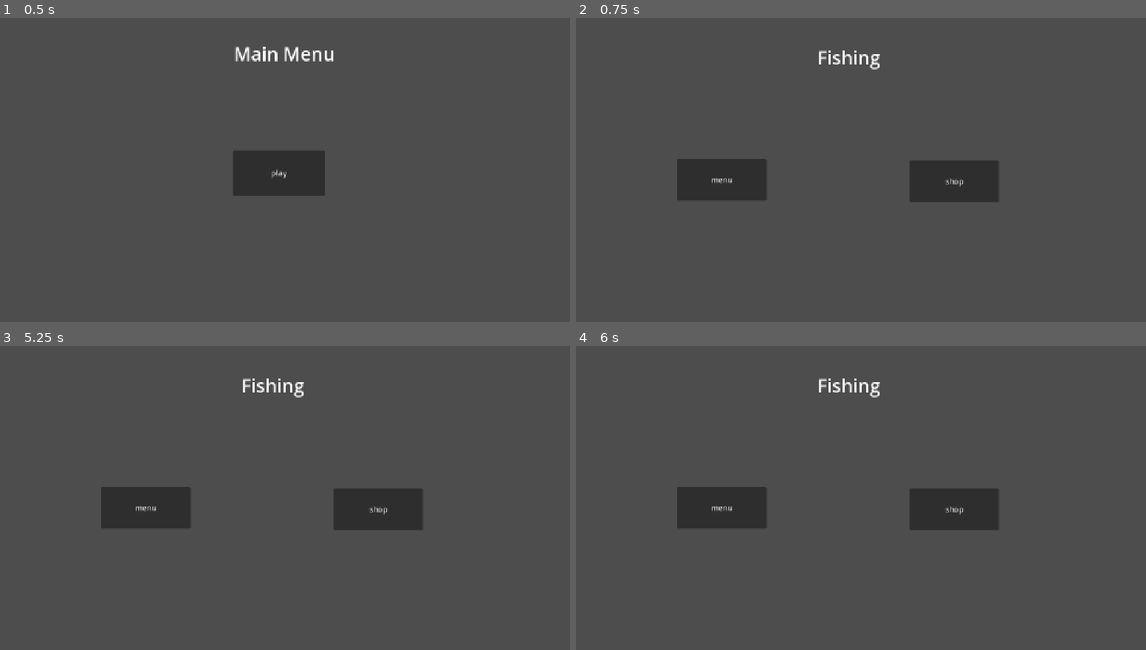
Above: before the commit, frames 1-4 (two rows, left to right).
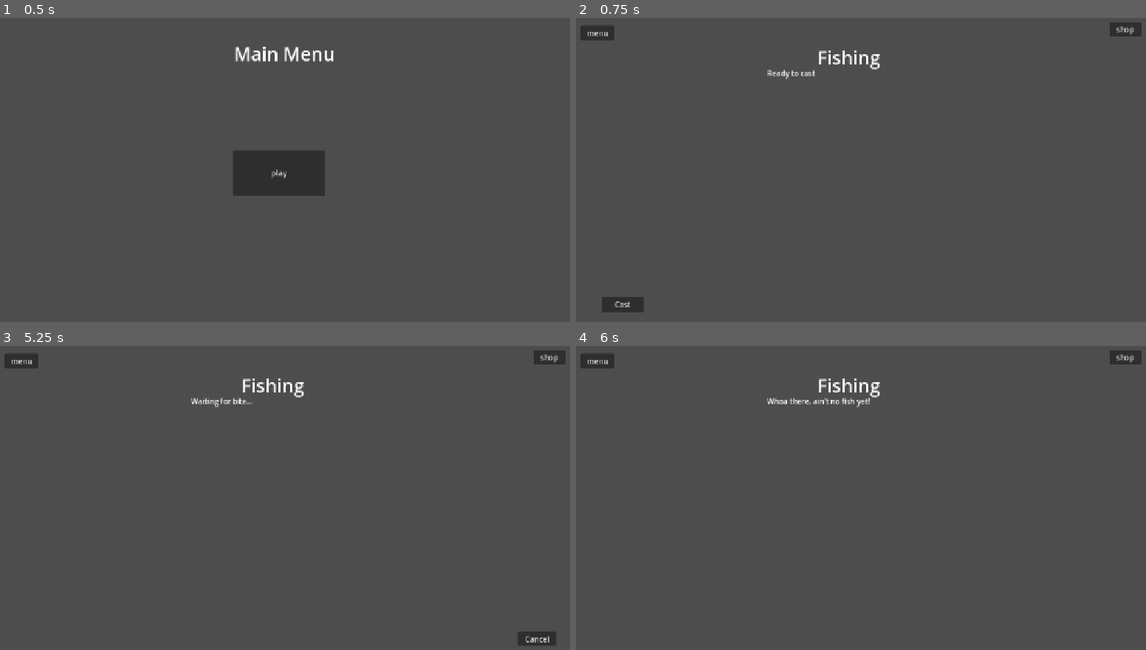
Above: after the commit, the same moments.

Repository: V-Mirea/comfy-summer-fishing-game
Game: Godot game, scene res://scenes/game.tscn
The game is run twice, just before and just after one commit, with the same random seed, the same clock (stepped at 60 frames per second) and the same inputs.
Inputs (mouse positions are in pixels of both pictures, inside the frame that each line leads up to):
- Up to frame 1 (0.5 s): no input
- Up to frame 2 (0.75 s): click "play" at 0.5 s
- Up to frame 3 (5.25 s): click "menu" at 1.25 s; click "play" at 2 s; click "shop" at 2.75 s; click "buy" at 3.5 s; click "fish" at 4.25 s; click (45, 631) at 5 s, where only the run after the commit has a clickable "Cast"
- Up to frame 4 (6 s): click (1111, 637) at 5.75 s, where only the run after the commit has a clickable "Cancel"

Frame 1 is identical in both runs. In frame 2, 5.1% of the frame differs, in the area x 0-100%, y 1-97%; in frame 3, 5.0%; in frame 4, 4.9%.

Commit message:
Feature/dy/fishing minigame (#19)
* added new fish data organization

* fish data changes

* i apologize for this disgusting commit

* adjusted fish database to use scene to preload the data

* made the buble scene an export

Diff:
--- a/project.godot
+++ b/project.godot
@@ -18,7 +18,7 @@
 [autoload]
 
 Global="*uid://7eev6fhlvwap"
-FishDatabase="*uid://7l1frtj6cy3f"
+FishDatabase="*res://scenes/autoload/fish_database.tscn"
 
 [display]
 
@@ -31,6 +31,15 @@
 version_control/plugin_name="GitPlugin"
 version_control/autoload_on_startup=true
 
+[input]
+
+set_hook={
+"deadzone": 0.2,
+"events": [Object(InputEventMouseButton,"resource_local_to_scene":false,"resource_name":"","device":-1,"window_id":0,"alt_pressed":false,"shift_pressed":false,"ctrl_pressed":false,"meta_pressed":false,"button_mask":0,"position":Vector2(0, 0),"global_position":Vector2(0, 0),"factor":1.0,"button_index":1,"canceled":false,"pressed":false,"double_click":false,"script":null)
+, Object(InputEventKey,"resource_local_to_scene":false,"resource_name":"","device":0,"window_id":0,"alt_pressed":false,"shift_pressed":false,"ctrl_pressed":false,"meta_pressed":false,"pressed":false,"keycode":0,"physical_keycode":32,"key_label":0,"unicode":0,"location":0,"echo":false,"script":null)
+]
+}
+
 [physics]
 
 3d/physics_engine="Jolt Physics"
--- a/resources/fish/bluegill.tres
+++ b/resources/fish/bluegill.tres
@@ -1,9 +1,33 @@
 [gd_resource type="Resource" script_class="FishSpecies" format=3 uid="uid://bpr8dtl6yu4xj"]
 
 [ext_resource type="Script" uid="uid://b3q7jrdgu3akv" path="res://scripts/models/fish_species.gd" id="1_species"]
+[ext_resource type="Script" uid="uid://cn0vq1ud73bn5" path="res://scripts/models/bubble_step.gd" id="1_vwouw"]
+
+[sub_resource type="Resource" id="Resource_bbkmv"]
+script = ExtResource("1_vwouw")
+position = Vector2(200, 300)
+metadata/_custom_type_script = "uid://cn0vq1ud73bn5"
+
+[sub_resource type="Resource" id="Resource_ur8m7"]
+script = ExtResource("1_vwouw")
+position = Vector2(300, 300)
+delay = 0.5
+metadata/_custom_type_script = "uid://cn0vq1ud73bn5"
+
+[sub_resource type="Resource" id="Resource_5gfxi"]
+script = ExtResource("1_vwouw")
+position = Vector2(400, 300)
+delay = 1.0
+metadata/_custom_type_script = "uid://cn0vq1ud73bn5"
+
+[sub_resource type="Resource" id="Resource_xx5dn"]
+script = ExtResource("1_vwouw")
+position = Vector2(500, 300)
+delay = 1.5
+metadata/_custom_type_script = "uid://cn0vq1ud73bn5"
 
 [resource]
 script = ExtResource("1_species")
 display_name = "Bluegill"
 base_price = 50
-pattern = Array[Vector2]([Vector2(200, 300), Vector2(300, 300), Vector2(400, 300), Vector2(500, 300)])
+pattern = Array[ExtResource("1_vwouw")]([SubResource("Resource_bbkmv"), SubResource("Resource_ur8m7"), SubResource("Resource_5gfxi"), SubResource("Resource_xx5dn")])
--- /dev/null
+++ b/scenes/autoload/fish_database.tscn
@@ -0,0 +1,38 @@
+[gd_scene format=3 uid="uid://uhprip06vr4a"]
+
+[ext_resource type="Script" uid="uid://7l1frtj6cy3f" path="res://scripts/models/fish_database.gd" id="1_db"]
+[ext_resource type="Script" uid="uid://b3q7jrdgu3akv" path="res://scripts/models/fish_species.gd" id="2_species"]
+[ext_resource type="Script" uid="uid://cn0vq1ud73bn5" path="res://scripts/models/bubble_step.gd" id="3_ppmxa"]
+
+[sub_resource type="Resource" id="Resource_bbkmv"]
+script = ExtResource("3_ppmxa")
+position = Vector2(200, 300)
+metadata/_custom_type_script = "uid://cn0vq1ud73bn5"
+
+[sub_resource type="Resource" id="Resource_ur8m7"]
+script = ExtResource("3_ppmxa")
+position = Vector2(300, 300)
+delay = 0.5
+metadata/_custom_type_script = "uid://cn0vq1ud73bn5"
+
+[sub_resource type="Resource" id="Resource_5gfxi"]
+script = ExtResource("3_ppmxa")
+position = Vector2(400, 300)
+delay = 1.0
+metadata/_custom_type_script = "uid://cn0vq1ud73bn5"
+
+[sub_resource type="Resource" id="Resource_xx5dn"]
+script = ExtResource("3_ppmxa")
+position = Vector2(500, 300)
+delay = 1.5
+metadata/_custom_type_script = "uid://cn0vq1ud73bn5"
+
+[sub_resource type="Resource" id="Resource_fsvig"]
+script = ExtResource("2_species")
+display_name = "Bluegill"
+base_price = 50
+pattern = Array[ExtResource("3_ppmxa")]([SubResource("Resource_bbkmv"), SubResource("Resource_ur8m7"), SubResource("Resource_5gfxi"), SubResource("Resource_xx5dn")])
+
+[node name="FishDatabase" type="Node" unique_id=1702441677]
+script = ExtResource("1_db")
+species = Array[ExtResource("2_species")]([SubResource("Resource_fsvig")])
--- /dev/null
+++ b/scenes/fishing/bubble.tscn
@@ -0,0 +1,19 @@
+[gd_scene format=3 uid="uid://bcmxoaln1cyx4"]
+
+[ext_resource type="Script" uid="uid://8c5xt8eapw1q" path="res://scripts/models/bubble.gd" id="1_by70g"]
+[ext_resource type="Texture2D" uid="uid://cwf4fbweljkqp" path="res://icon.svg" id="2_3rjy8"]
+
+[sub_resource type="CircleShape2D" id="CircleShape2D_by70g"]
+
+[node name="Bubble" type="Node2D" unique_id=2139113272]
+script = ExtResource("1_by70g")
+
+[node name="Area2D" type="Area2D" parent="." unique_id=51493630]
+
+[node name="CollisionShape2D" type="CollisionShape2D" parent="Area2D" unique_id=667008731]
+scale = Vector2(4, 4)
+shape = SubResource("CircleShape2D_by70g")
+
+[node name="Sprite2D" type="Sprite2D" parent="." unique_id=1262865668]
+scale = Vector2(0.5, 0.5)
+texture = ExtResource("2_3rjy8")
--- /dev/null
+++ b/scenes/fishing/bubble_manager.tscn
@@ -0,0 +1,8 @@
+[gd_scene format=3 uid="uid://snnjff1irjib"]
+
+[ext_resource type="Script" uid="uid://7esw3mv0kkhi" path="res://scripts/managers/bubble_manager.gd" id="1_em3b1"]
+[ext_resource type="PackedScene" uid="uid://bcmxoaln1cyx4" path="res://scenes/fishing/bubble.tscn" id="2_i2q0i"]
+
+[node name="BubbleManager" type="Node2D" unique_id=1909832497]
+script = ExtResource("1_em3b1")
+BubbleScene = ExtResource("2_i2q0i")
--- a/scenes/fishing_manager.tscn
+++ /dev/null
@@ -1,6 +0,0 @@
-[gd_scene format=3 uid="uid://dgkbx3r6d7t7c"]
-
-[ext_resource type="Script" uid="uid://7l1frtj6cy3f" path="res://scripts/models/fish_database.gd" id="1_vh8jf"]
-
-[node name="FishingManager" type="Node2D" unique_id=1938327175]
-script = ExtResource("1_vh8jf")
--- a/scenes/fishing_scene.tscn
+++ b/scenes/fishing_scene.tscn
@@ -1,12 +1,18 @@
 [gd_scene format=3 uid="uid://dodnshcgx0tvj"]
 
 [ext_resource type="Script" uid="uid://ex6aq4rfk7tx" path="res://scripts/managers/fishing_manager.gd" id="1_ptjo3"]
+[ext_resource type="Script" uid="uid://7esw3mv0kkhi" path="res://scripts/managers/bubble_manager.gd" id="2_a8ye1"]
 
 [sub_resource type="LabelSettings" id="LabelSettings_ptjo3"]
 font_size = 40
 
-[node name="FishingScene" type="Node2D" unique_id=1042002354]
+[node name="FishingScene" type="Node2D" unique_id=1042002354 node_paths=PackedStringArray("status_label", "score_label", "cast_button", "cancel_button", "bubble_manager")]
 script = ExtResource("1_ptjo3")
+status_label = NodePath("Container/StatusLabel")
+score_label = NodePath("Container/ScoreLabel")
+cast_button = NodePath("Container/CastButton")
+cancel_button = NodePath("Container/CancelButton")
+bubble_manager = NodePath("BubbleManager")
 
 [node name="Container" type="Control" parent="." unique_id=1849949674]
 layout_mode = 3
@@ -15,21 +21,22 @@
 offset_top = 184.0
 offset_right = 1030.0
 offset_bottom = 578.0
+mouse_filter = 2
 
-[node name="ButtonMenu" type="Button" parent="Container" unique_id=792678934]
+[node name="MenuButton" type="Button" parent="Container" unique_id=792678934]
 layout_mode = 0
-offset_left = 7.0
-offset_top = 138.0
-offset_right = 201.0
-offset_bottom = 228.0
+offset_left = -202.0
+offset_top = -152.0
+offset_right = -129.0
+offset_bottom = -119.0
 text = "menu"
 
-[node name="ButtonSell" type="Button" parent="Container" unique_id=410807605]
+[node name="SellButton" type="Button" parent="Container" unique_id=410807605]
 layout_mode = 0
-offset_left = 511.0
-offset_top = 141.0
-offset_right = 705.0
-offset_bottom = 231.0
+offset_left = 944.0
+offset_top = -159.0
+offset_right = 1013.0
+offset_bottom = -128.0
 text = "shop
 "
 
@@ -44,5 +51,38 @@
 horizontal_alignment = 1
 vertical_alignment = 1
 
-[connection signal="pressed" from="Container/ButtonMenu" to="." method="_on_button_menu_pressed"]
-[connection signal="pressed" from="Container/ButtonSell" to="." method="_on_button_sell_pressed"]
+[node name="CastButton" type="Button" parent="Container" unique_id=1818471005]
+layout_mode = 0
+offset_left = -156.0
+offset_top = 437.0
+offset_right = -65.0
+offset_bottom = 469.0
+text = "Cast"
+
+[node name="CancelButton" type="Button" parent="Container" unique_id=396984058]
+layout_mode = 0
+offset_left = 910.0
+offset_top = 452.0
+offset_right = 994.0
+offset_bottom = 483.0
+text = "Cancel"
+
+[node name="ScoreLabel" type="Label" parent="Container" unique_id=1350937200]
+layout_mode = 0
+offset_left = 723.0
+offset_top = -165.0
+offset_right = 933.0
+offset_bottom = -119.0
+
+[node name="StatusLabel" type="Label" parent="Container" unique_id=718071247]
+layout_mode = 0
+offset_left = 202.0
+offset_top = -60.0
+offset_right = 524.0
+offset_bottom = -14.0
+
+[node name="BubbleManager" type="Node2D" parent="." unique_id=569624591]
+script = ExtResource("2_a8ye1")
+
+[connection signal="pressed" from="Container/MenuButton" to="." method="_on_button_menu_pressed"]
+[connection signal="pressed" from="Container/SellButton" to="." method="_on_button_sell_pressed"]
--- /dev/null
+++ b/scripts/managers/bubble_manager.gd
@@ -0,0 +1,96 @@
+extends Node2D
+
+class_name BubbleManager
+
+signal pattern_complete(score_data: Dictionary)
+@export var BubbleScene: PackedScene
+
+# anything clicked outside good is a 'bad'. perfect muST be contained in good window. fractions of the lifetime
+@export_group("Hit Windows")
+@export var perfect_start: float = 0.45
+@export var perfect_end: float = 0.65
+@export var good_start: float = 0.25
+@export var good_end: float = 0.85
+@export var max_scale: float = 1.0
+
+var perfects: int = 0
+var goods: int = 0
+var bads: int = 0
+var misses: int = 0
+var bubbles_remaining: int = 0
+var is_playing: bool = false
+
+func _ready() -> void:
+	pass
+
+func start_pattern(pattern: Array[BubbleStep]) -> void:
+	if is_playing:
+		push_warning("Spawner asked to start a pattern while one is already playing.")
+		return
+
+	# Reset counters
+	perfects = 0
+	goods = 0
+	bads = 0
+	misses = 0
+
+	# Survive partially-loaded data (e.g. null entries from an export
+	# deserialization issue) so the minigame can never hard-freeze.
+	var steps := pattern.filter(func(step): return step != null)
+	bubbles_remaining = steps.size()
+	is_playing = true
+
+	if steps.is_empty():
+		push_warning("start_pattern called with no valid steps; resolving immediately.")
+		_finish_pattern()
+		return
+
+	for entry in steps:
+		_schedule_bubble(entry)
+
+func _schedule_bubble(entry: BubbleStep) -> void:
+	await get_tree().create_timer(entry.delay).timeout
+
+	if not is_playing:
+		return
+
+	var bubble = BubbleScene.instantiate()
+	bubble.position = entry.position
+	bubble.lifetime = entry.lifetime
+	bubble.max_scale = max_scale
+	bubble.perfect_start = perfect_start
+	bubble.perfect_end = perfect_end
+	bubble.good_start = good_start
+	bubble.good_end = good_end
+
+	bubble.bubble_hit.connect(_on_bubble_hit)
+
+	add_child(bubble)
+
+func _on_bubble_hit(result: String) -> void:
+	match result:
+		"perfect":
+			perfects += 1
+		"good":
+			goods += 1
+		"bad":
+			bads += 1
+		"miss":
+			misses += 1
+
+	bubbles_remaining -= 1
+	print("Bubble resolved (", result, "). Remaining: ", bubbles_remaining)
+
+	if bubbles_remaining <= 0:
+		_finish_pattern()
+
+func _finish_pattern() -> void:
+	is_playing = false
+	var score_data = {
+		"perfects": perfects,
+		"goods": goods,
+		"bads": bads,
+		"misses": misses,
+		"total": perfects + goods + bads + misses,
+	}
+	pattern_complete.emit(score_data)
--- a/scripts/managers/fishing_manager.gd
+++ b/scripts/managers/fishing_manager.gd
@@ -2,20 +2,148 @@
 
 signal transition_requested(state: Global.State)
 
+enum State { IDLE, WAITING_FOR_BITE, MISSED_BITE, EARLY_BITE, CONFIRM_BITE, MINIGAME, RESOLVED }
+var state: State = State.IDLE
+var time_since_last_roll: float = 0.0
+var time_since_bite: float = 0.0
+var state_machine: StateMachine
+var hooked_fish_context: Dictionary
+
+const ROLL_INTERVAL: float = 0.5 #change later per rod, or other stuff
+const FISH_CHANCE: float = 0.20 #should be variable later
+
+@export var status_label: Label
+@export var score_label: Label
+@export var cast_button: Button
+@export var cancel_button: Button
+@export var bubble_manager: BubbleManager
+
 # Called when the node enters the scene tree for the first time.
 func _ready():
-	var caught := Fish.new(FishDatabase.get_random(), 100)
+	var valid_transitions = {
+		State.IDLE: [State.WAITING_FOR_BITE],
+		State.WAITING_FOR_BITE: [State.IDLE, State.CONFIRM_BITE, State.EARLY_BITE],
+		State.MISSED_BITE: [State.IDLE],
+		State.EARLY_BITE: [State.IDLE],
+		State.CONFIRM_BITE: [State.MINIGAME, State.WAITING_FOR_BITE, State.MISSED_BITE, State.IDLE],
+		State.MINIGAME: [State.RESOLVED],
+		State.RESOLVED: [State.IDLE] #maybe go back to waiting for bite automatically?
+	}
+	state_machine = StateMachine.new(valid_transitions)
+	state_machine.state_changed.connect(_on_state_changed)
+	state_machine.change_state(State.IDLE)
+	bubble_manager.pattern_complete.connect(_on_pattern_complete)
+
+	cast_button.pressed.connect(state_machine.change_state.bind(State.WAITING_FOR_BITE))
+	cancel_button.pressed.connect(state_machine.change_state.bind(State.IDLE))
+	#var caught := Fish.new(FishDatabase.get_random(), 100)
 	#Global.fish_inventory.append(caught)
 
 
 # Called every frame. 'delta' is the elapsed time since the previous frame.
 func _process(delta):
-	pass
+	match state_machine.current_state:
+		State.WAITING_FOR_BITE:
+			_process_waiting_for_bite(delta)
+		State.CONFIRM_BITE:
+			_process_confirm_bite(delta)
+
+
+func _process_waiting_for_bite(delta: float) -> void:
+	time_since_last_roll += delta
+	if Input.is_action_just_pressed("set_hook"):
+		state_machine.change_state(State.EARLY_BITE)
+		return
+	if time_since_last_roll >= ROLL_INTERVAL:
+		time_since_last_roll = 0.0
+		_roll_fish()
+
+func _roll_fish() -> void:
+	if randf() >= FISH_CHANCE:
+		return  # no fish this roll
+
+	var species: FishSpecies = FishDatabase.get_random()
+	if species == null:
+		push_error("No fish species available, shouldn't be possible")
+		return
+
+	var new_fish: Fish = Fish.new(species, 50)
+
+	var context = {
+		"species": species.display_name,
+		"pattern": species.pattern,
+		"bite_time": 1.0
+	}
+	state_machine.change_state(State.CONFIRM_BITE, context)
+
+func _process_confirm_bite(delta: float) -> void:
+	time_since_bite += delta
+	if Input.is_action_just_pressed("set_hook"):
+		state_machine.change_state(State.MINIGAME, hooked_fish_context)
+	elif time_since_bite >= hooked_fish_context.bite_time:
+		# The fish got away. Back to waiting.
+		state_machine.change_state(State.MISSED_BITE)
+
+func _on_state_changed(from: int, to: int, context: Dictionary) -> void:
+	_update_ui(to, context)
+	match to:
+		State.IDLE:
+			time_since_last_roll = 0.0
+		State.WAITING_FOR_BITE:
+			pass
+		State.MISSED_BITE:
+			await get_tree().create_timer(2.0).timeout
+			if state_machine.current_state == State.MISSED_BITE:
+				state_machine.change_state(State.IDLE)
+		State.EARLY_BITE:
+			await get_tree().create_timer(2.0).timeout
+			if state_machine.current_state == State.EARLY_BITE:
+				state_machine.change_state(State.IDLE)
+		State.CONFIRM_BITE:
+			hooked_fish_context = context
+			time_since_bite = 0
+		State.MINIGAME:
+			bubble_manager.start_pattern(context.pattern)
+		State.RESOLVED:
+			#maybe update score here
+			#show the fish and add to cooler
+			await get_tree().create_timer(2.0).timeout
+			if state_machine.current_state == State.RESOLVED:
+				state_machine.change_state(State.IDLE)
+
+func _update_ui(state: State, context: Dictionary):
+	status_label.text = _get_status_text_for_state(state, context)
+	#update score..? probably not here, after catch is complete
+	cast_button.visible = state == State.IDLE
+	cancel_button.visible = state in [State.WAITING_FOR_BITE, State.CONFIRM_BITE]
+
+func _get_status_text_for_state(state: State, context: Dictionary) -> String:
+	match state:
+		State.IDLE:
+			return "Ready to cast"
+		State.WAITING_FOR_BITE:
+			return "Waiting for bite..."
+		State.MISSED_BITE:
+			return "Darn it, too slow!"
+		State.EARLY_BITE:
+			return "Whoa there, ain't no fish yet!"
+		State.CONFIRM_BITE:
+			return "There's a bite! Press SPACE to set the hook!"
+		State.MINIGAME:
+			return "Hooooo weee, fish on!"
+		State.RESOLVED:
+			return "Caught a %s!" % hooked_fish_context.get("species")
+		_:
+			return ""
+
+func _on_pattern_complete(score_data: Dictionary) -> void:
+	# TODO, process score data
+	state_machine.change_state(State.RESOLVED)
+	print(score_data)
 
 
 func _on_button_menu_pressed():
 	transition_requested.emit(Global.State.MAIN_MENU)
 
-
 func _on_button_sell_pressed():
 	transition_requested.emit(Global.State.SELLING)
--- /dev/null
+++ b/scripts/models/bubble.gd
@@ -0,0 +1,54 @@
+extends Node2D
+
+signal bubble_hit(result: String)
+
+const START_SCALE: float = 0.2
+
+var lifetime: float = 1.0
+var max_scale: float = 1.0
+var perfect_start: float = 0.0
+var perfect_end: float = 1.0
+var good_start: float = 0.0
+var good_end: float = 1.0
+
+var elapsed_lifetime: float = 0.0
+var resolved: bool = false
+
+func _ready() -> void:
+	scale = Vector2.ONE * START_SCALE
+	$Area2D.input_event.connect(_on_area_input)
+
+func _process(delta: float) -> void:
+	if resolved:
+		return
+
+	elapsed_lifetime += delta
+
+	var progress := elapsed_lifetime / lifetime
+	scale = Vector2.ONE * lerp(START_SCALE, max_scale, progress)
+
+	if elapsed_lifetime >= lifetime:
+		_resolve("miss")
+
+func _on_area_input(_viewport, event: InputEvent, _shape_idx: int) -> void:
+	if resolved:
+		return
+	if event is InputEventMouseButton and event.pressed and event.button_index == MOUSE_BUTTON_LEFT:
+		_handle_click()
+
+func _handle_click() -> void:
+	var progress := elapsed_lifetime / lifetime
+	_resolve(_classify(progress))
+
+func _classify(progress: float) -> String:
+	if progress >= perfect_start and progress <= perfect_end:
+		return "perfect"
+	if progress >= good_start and progress <= good_end:
+		return "good"
+	return "bad"
+
+func _resolve(result: String) -> void:
+	resolved = true
+	print("Bubble resolved: ", result, " at progress ", elapsed_lifetime / lifetime)
+	bubble_hit.emit(result)
+	queue_free()
--- /dev/null
+++ b/scripts/models/bubble_step.gd
@@ -0,0 +1,10 @@
+extends Resource
+
+#one step in a fish's bubble pattern:
+# where it spawns, when, and how long it lasts\
+#this lets us still access the data easily from the manager while still letting us edit via ui
+class_name BubbleStep
+
+@export var position: Vector2 = Vector2.ZERO
+@export var delay: float = 0.0
+@export var lifetime: float = 1.0
--- a/scripts/models/fish_database.gd
+++ b/scripts/models/fish_database.gd
@@ -1,14 +1,10 @@
 extends Node
 
-const SPECIES_DIR := 'res://resources/fish'
-static var _species: Array[FishSpecies] = []
+# assigned in the inspector on the FishDatabase autoload scene.
+@export var species: Array[FishSpecies] = []
 
-#_species = go through the folder
-#load in all the fish on load
-func _init():
-	var files = DirAccess.get_files_at(SPECIES_DIR)
-	for file_name in files:
-		_species.append(load(SPECIES_DIR.path_join(file_name)))
-
-static func get_random() -> FishSpecies:
-	return _species.pick_random()
+func get_random() -> FishSpecies:
+	if species.is_empty():
+		push_error("no species configured, should never get here.")
+		return null
+	return species.pick_random()
--- a/scripts/models/fish_species.gd
+++ b/scripts/models/fish_species.gd
@@ -5,4 +5,4 @@
 
 @export var display_name: String = ""
 @export var base_price: int = 0
-@export var pattern: Array[Vector2] = []
+@export var pattern: Array[BubbleStep] = []
Not shown, added: scripts/managers/bubble_manager.gd.uid
Not shown, added: scripts/models/bubble.gd.uid
Not shown, added: scripts/models/bubble_step.gd.uid
